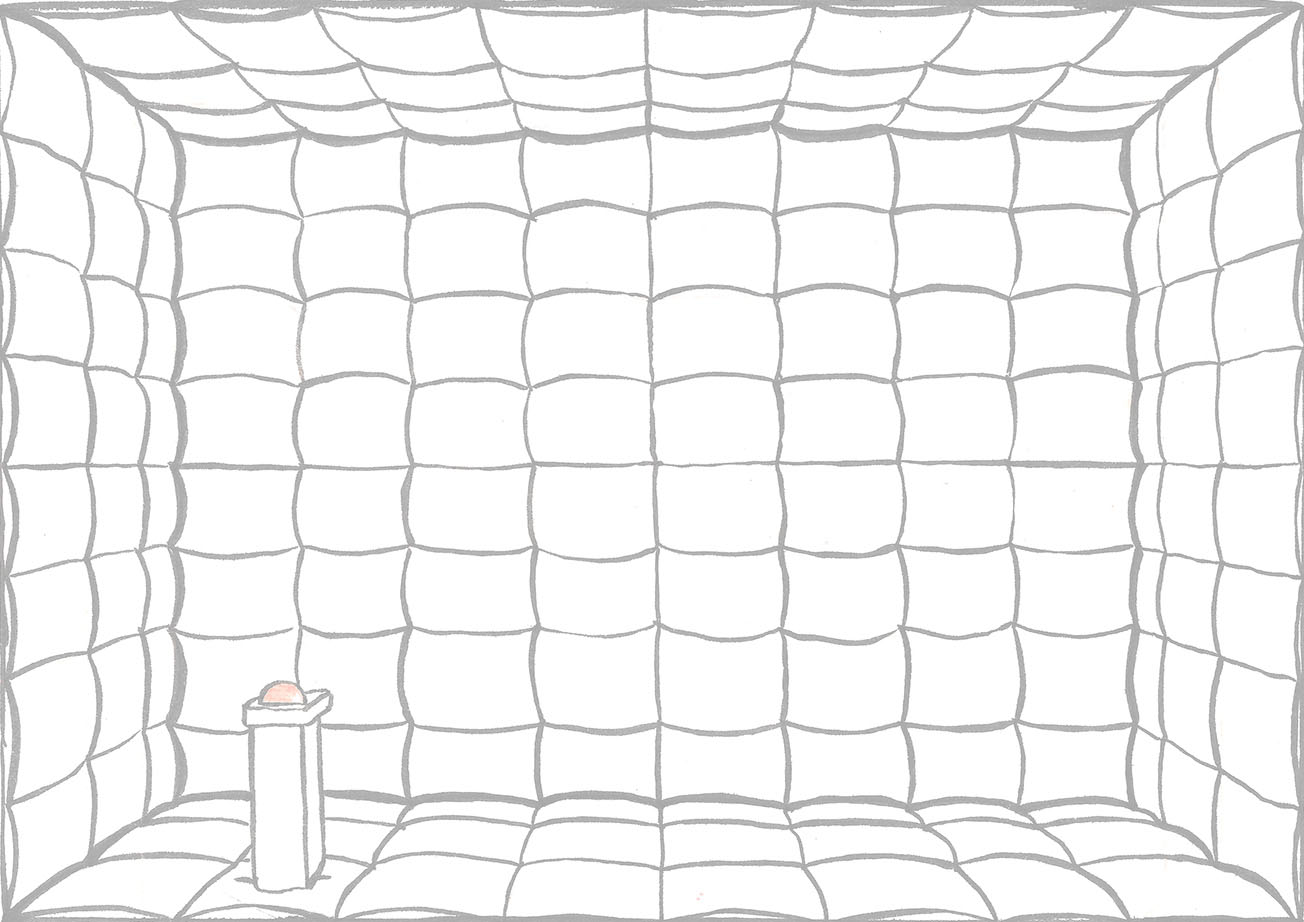
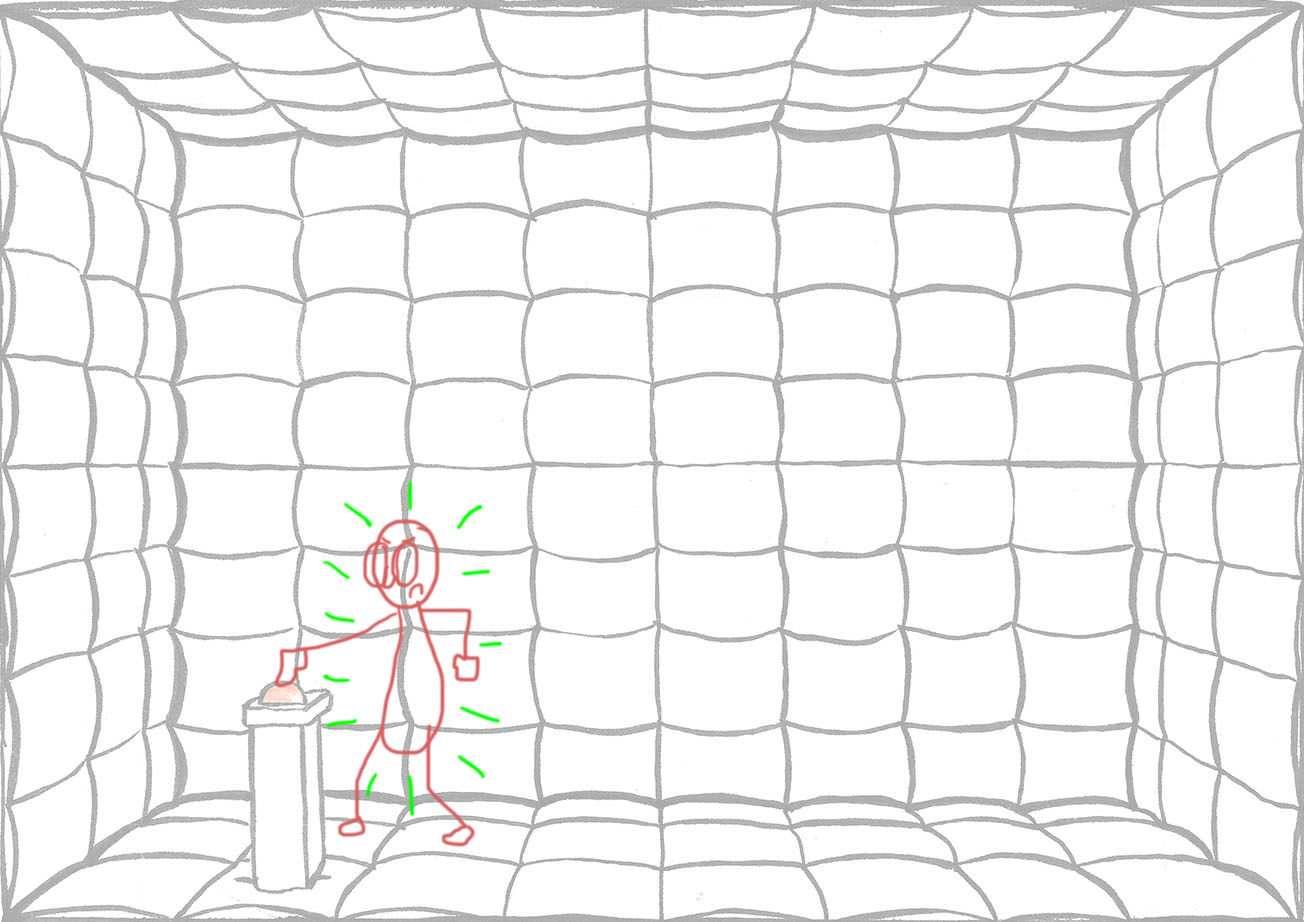
Layers edited between the first and the second 1304×922 image:
added layer "Layer 5" above "Layer 1" over left=321, top=480, right=503, bottom=817
painted on "Layer 1" over left=214, top=518, right=481, bottom=848
